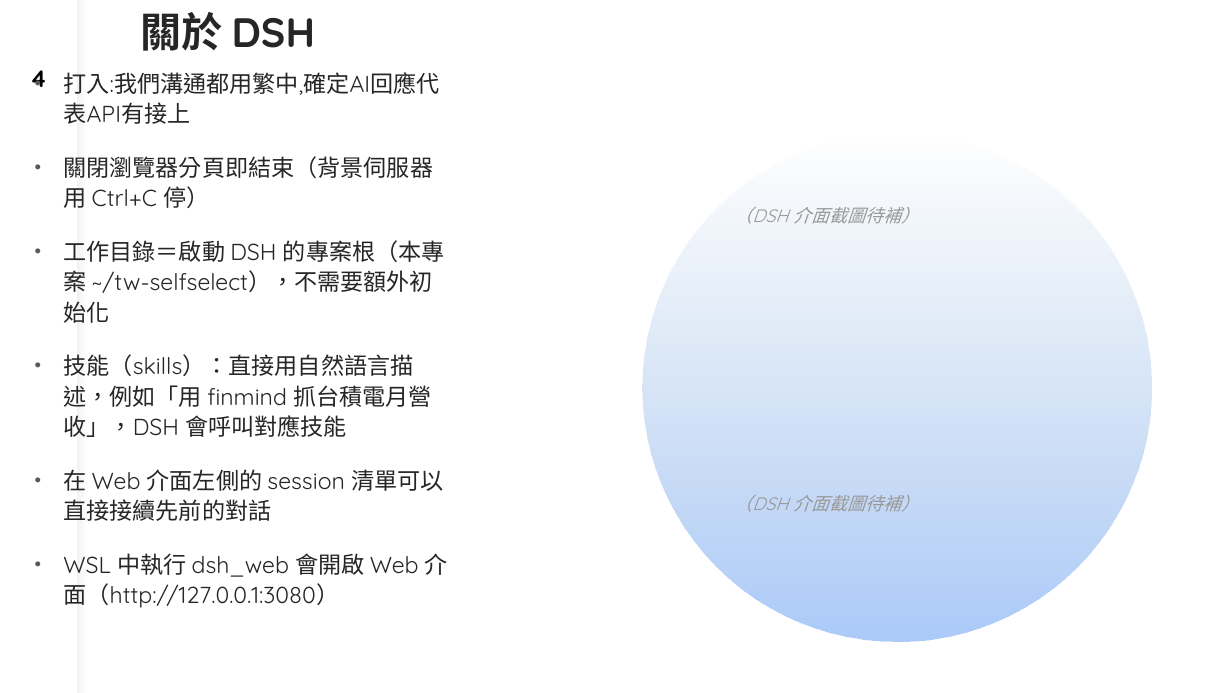
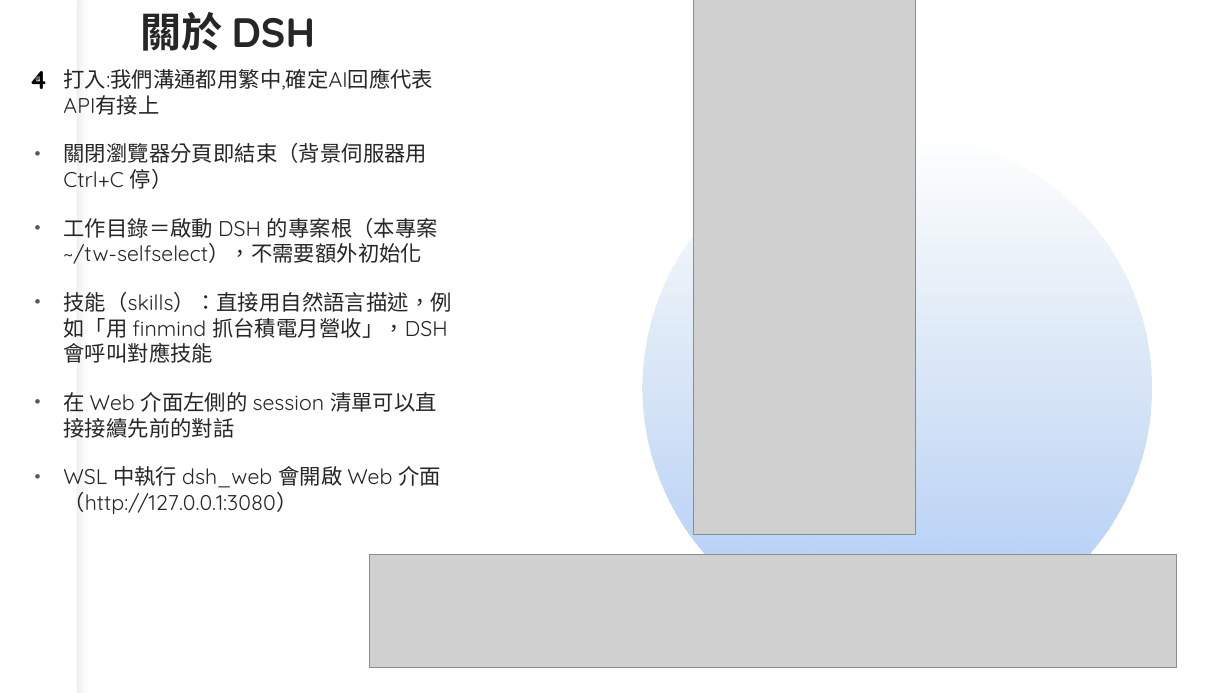
Before and after one commit to dinchentech/tw-selfselect, a slide deck: slide 4 of plans/ppt/TW-SELFSELECT台股買賣自動化系統-W3-講稿版.pptx. Drawn at 1232x693 pixels with LibreOffice and Linux fonts; fonts in the diff are those of the drawing; grey boxes stand for pictures. Boxes give left, top, right and bottom in pixels: in the first picture for what was removed or moved away, otherwise in the second. Text is boxed around its words. In the diff, an @@ line names an element or a change of style, - is before the commit and + after.

```diff
--- a/plans/ppt/TW-SELFSELECT台股買賣自動化系統-W3-講稿版.pptx
+++ b/plans/ppt/TW-SELFSELECT台股買賣自動化系統-W3-講稿版.pptx
@@ picture added at (693, 0, 915, 535) @@
@@ page number at (29, 71, 47, 89): size 18.5 to 20 pt; line spacing 0.8 to 0.9 @@
@@ text "打入:我們溝通都用繁中,確定AI回應代表API有接上" at (63, 69, 451, 514): size 18 to 16.6 pt; line spacing 1.1 to 1 @@
@@ text "（DSH 介面截圖待補）" at (794, 202, 920, 228): font Quicksand to Arial @@
@@ text "（DSH 介面截圖待補）" at (794, 490, 920, 516): font Quicksand to Arial @@
@@ picture added at (370, 555, 1177, 667) @@
```
Also in this commit, not shown: 9 other slides changed, 1 slide removed, 1 other file.
